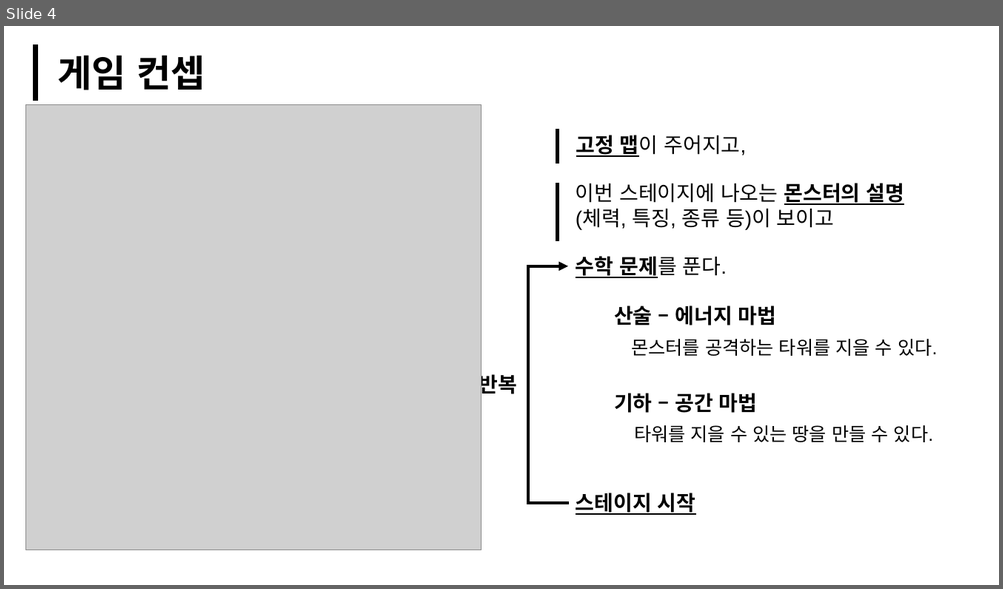
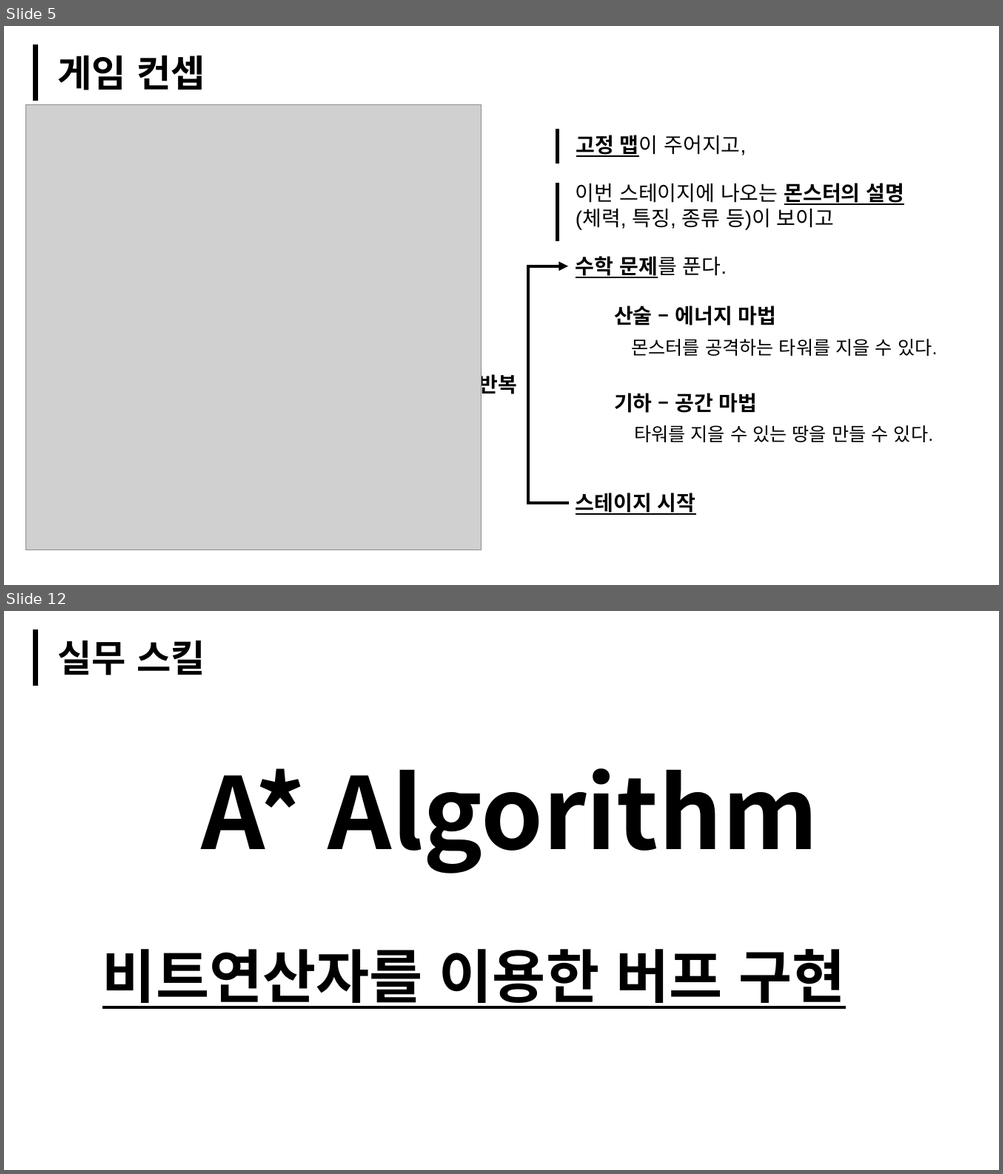
Before and after one commit to Bandyck/WinAPI_Serious, a slide deck: 0818.PPT문서제작/WinApiProject_Serious_임경태.pptx. Shown one above the other, each under a label of ours: slide 4 before the commit, slides 5 and 12 after it; the slides between them are not shown. The pictures are 1003x589 and 1003x1174 pixels, drawn with LibreOffice and Linux fonts; fonts in the diff are those of the drawing; grey boxes stand for pictures. Boxes give left, top, right and bottom in pixels: in the first picture for what was removed or moved away, otherwise in the second. Text is boxed around its words. In the diff, an @@ line names an element or a change of style, - is before the commit and + after.

```diff
--- a/0818.PPT문서제작/WinApiProject_Serious_임경태.pptx
+++ b/0818.PPT문서제작/WinApiProject_Serious_임경태.pptx
@@ slide 12 added at <box>4,611,999,1170</box>, background #FFFFFF @@
@@ line added from (35, 629) to (35, 686), #000000 5 pt @@
@@ text added at <box>57,640,205,675</box>, 36 pt, text #000000, bold @@
+실무 스킬
@@ text added at <box>201,769,818,874</box>, 96 pt, text #000000, bold @@
+A* Algorithm
@@ text added at <box>102,949,845,1009</box>, 56 pt, text #000000, bold, underline @@
+비트연산자를 이용한 버프 구현
@@ what was slide 4 is now slide 5 @@
```
Also in this commit, not shown: 8 slides changed, 18 other slides added, 11 slides removed.
